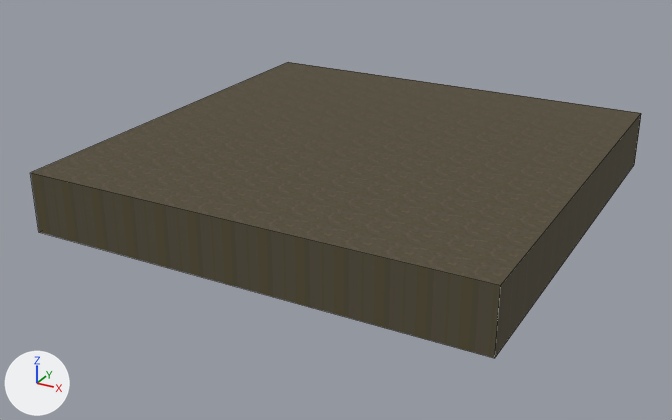
A saved change to the Blender file microjam43project/models/ground.blend.
Before and after are seen from a 50 mm lens placed at (1106.0, -2163.0, 1019.0), pointed at (-41.0, -76.0, -24.0). Arrows for +X, +Y and +Z are at lower left; the lights stay in place. Mesh edges are drawn as thin lines.
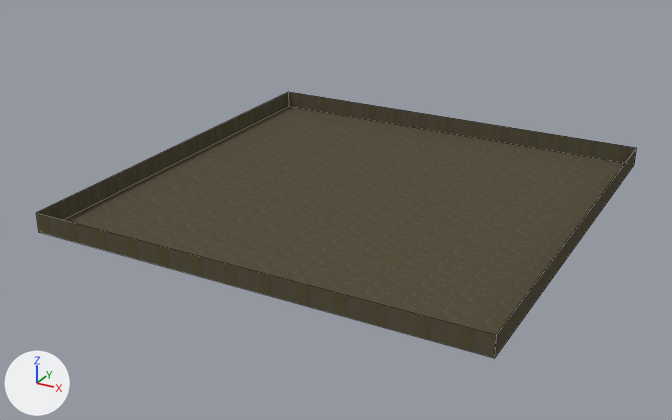
What the commit changed:
me_plane is used by ob_plane; location (0.0, 0.0, 0.0); scale (133.0, 133.0, 133.0).
Verts and faces of me_plane; kept vertices keep their numbers, new ones are numbered from 8.
Before the commit, vertices of me_plane: 4 (-4.66, 4.66, 1.24) at pixel (288, 62), 5 (-4.66, -4.66, 1.24) at pixel (30, 172), 6 (4.66, -4.66, 1.24) at pixel (500, 285), 7 (4.66, 4.66, 1.24) at pixel (641, 113).
me_plane had 8 vertices, 6 faces and spanned x -4.66..4.66, y -4.66..4.66, z 0.0..1.24.
me_plane now has 8 vertices, 5 faces and spans x -4.66..4.66, y -4.66..4.66, z 0.0..0.41.
Part 1, on me_plane:
Faces deleted: (4, 5, 6, 7).
Vertices 4 to 7 move by (0.0, 0.0, -0.83).

Pixel boxes (x1, y1, x2, y2) of what changed, in the pictures (672 x 420 px):
'Plane', reshaped (10% shorter)
    before: (31, 62, 641, 358)
    after: (36, 92, 637, 358)
